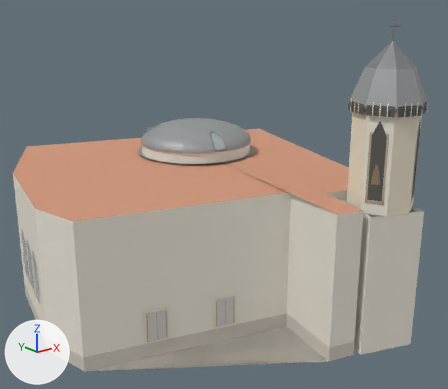
The glTF model output/gltf/CHURCH.glb as it was, and as the next commit left it.
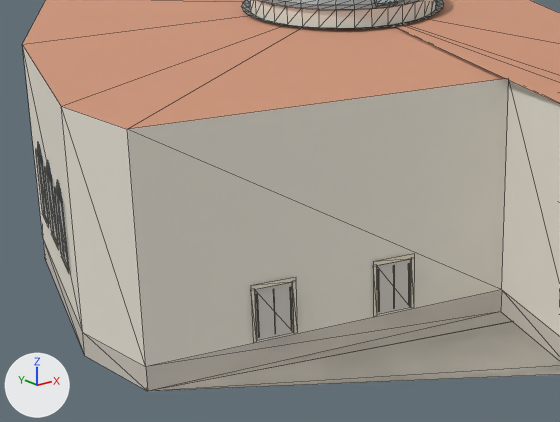
Each version is shown whole from a 50 mm camera at (-21.6, -31.2, 17.8) aimed at (0.9, -3.0, 6.5), then close up on the part from 0% to 71% of the width and 38% to 100% of the height. The lights are fixed; the arrows at lower left show +X, +Y and +Z. The first two pictures are the older version. The close-ups show mesh edges as thin lines. Where no turn or scale is listed for an object, it has been applied to the vertices. Vertices at exactly the same position are counted once.

Names of what the first close-up shows: 'CHURCH'.
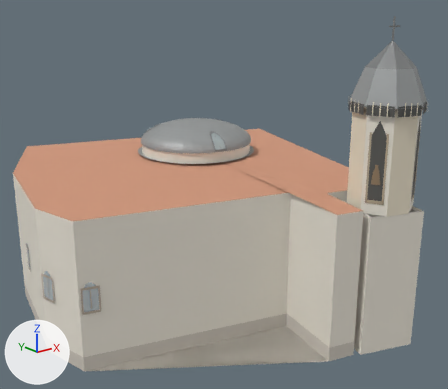
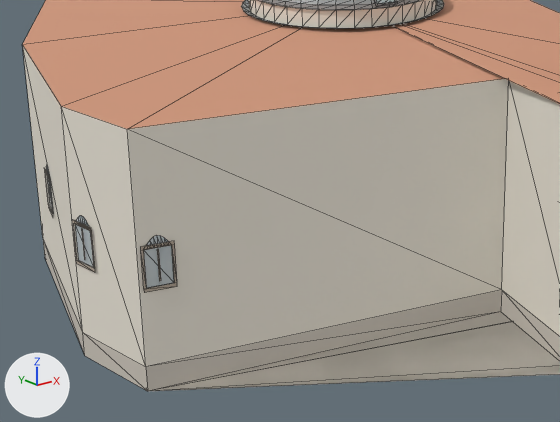
Pixel boxes (x1, y1, x2, y2) of what changed, in the close-ups (560 x 422 px; the box of a moved part takes in the faces that stretch with it):
part 1 of me_church, moved or reshaped: before (56, 180, 69, 267); after (144, 235, 174, 288)
part 2 of me_church, moved or reshaped: before (37, 142, 49, 222); after (75, 216, 93, 267)
part 3 of me_church, moved or reshaped: before (36, 150, 49, 227); after (44, 167, 53, 216)
part 4 of me_church, moved or reshaped: before (54, 187, 69, 272); after (141, 241, 177, 293)
part 5 of me_church, added: after (72, 220, 95, 272)
part 6 of me_church, deleted: before (39, 161, 415, 342)
part 7 of me_church, moved or reshaped: before (45, 160, 59, 250); after (46, 166, 161, 281)

The change, as a list of edits to the scene's bpy script:
```text
Change me_church:
    used by ob_church; location = (0.0, 0.0, 0.0)
    remove me_church.from_pydata(...)  # 1504 vertices, 1655 faces; spans x -10.7..11.3, y -14.2..10.9, z 0.0..17.1
    add me_church.from_pydata(...)  # 1448 vertices, 1627 faces; spans x -10.7..11.3, y -14.2..10.9, z 0.0..17.1
    me_church part 1: the loose piece of 18 vertices spanning x -10.5..-10.2, y -1.4..-0.3, z 2.4..5.1 is scaled about its middle by (-3, 0.183, 0.56), then moved by (0.8, -4.9, 0.3)
    me_church part 2: the loose piece of 18 vertices spanning x -9.7..-9.4, y 2.2..3.3, z 2.3..5.1 is scaled about its middle by (-0.645, 0.68, 0.56), then moved by (-1.1, -6.0, 0.3)
    me_church part 3: the loose piece of 12 vertices spanning x -9.7..-9.4, y 2.1..3.4, z 2.2..4.6 is scaled about its middle by (0.686, 0.686, 0.566), then moved by (-0.3, -1.5, 0.4)
    me_church part 4: the loose piece of 12 vertices spanning x -10.5..-10.2, y -1.5..-0.2, z 2.2..4.6 is scaled about its middle by (-3.03, 0.185, 0.566), then moved by (0.8, -4.9, 0.4)
    me_church part 5: the loose piece of 12 vertices spanning x -10.5..-10.2, y -1.5..-0.2, z 2.2..4.6 is copied, and the copy is scaled about its middle by (-0.653, 0.688, 0.566), then moved by (-0.3, -2.4, 0.4); it spans x -10.7..-10.6, y -3.6..-2.7, z 3.2..4.6
    me_church part 6: 17 loose pieces with 68 vertices, spanning x -10.4..-2.0, y -7.8..2.8, z 0.9..4.5, are deleted
    me_church part 7
    19 vertices are removed from x -10.1..-9.8, y 0.3..1.6, z 2.2..5.0
    22 faces are deleted
    4 vertices move from x -9.9..-9.8, y 1.0..1.5, z 4.5..5.1 to x -9.9..-9.8, y 0.9..1.6, z 3.3..4.8
    13 vertices are added at x -10.7..-9.5, y -5.8..1.5, z 3.3..4.8
    6 new vertices lie (0.0, 0.0, 1.0) away from vertices in x -10.7..-9.5, y -5.8..1.3, z 3.4
    14 new faces join them, mat_window_glass (blue #bdd5e5)
    6 new faces join them, mat_trim (beige #b7a898)
    remove me_church.materials.append(mat_church_panel_shadow)  # light grey #d2cec7
```
